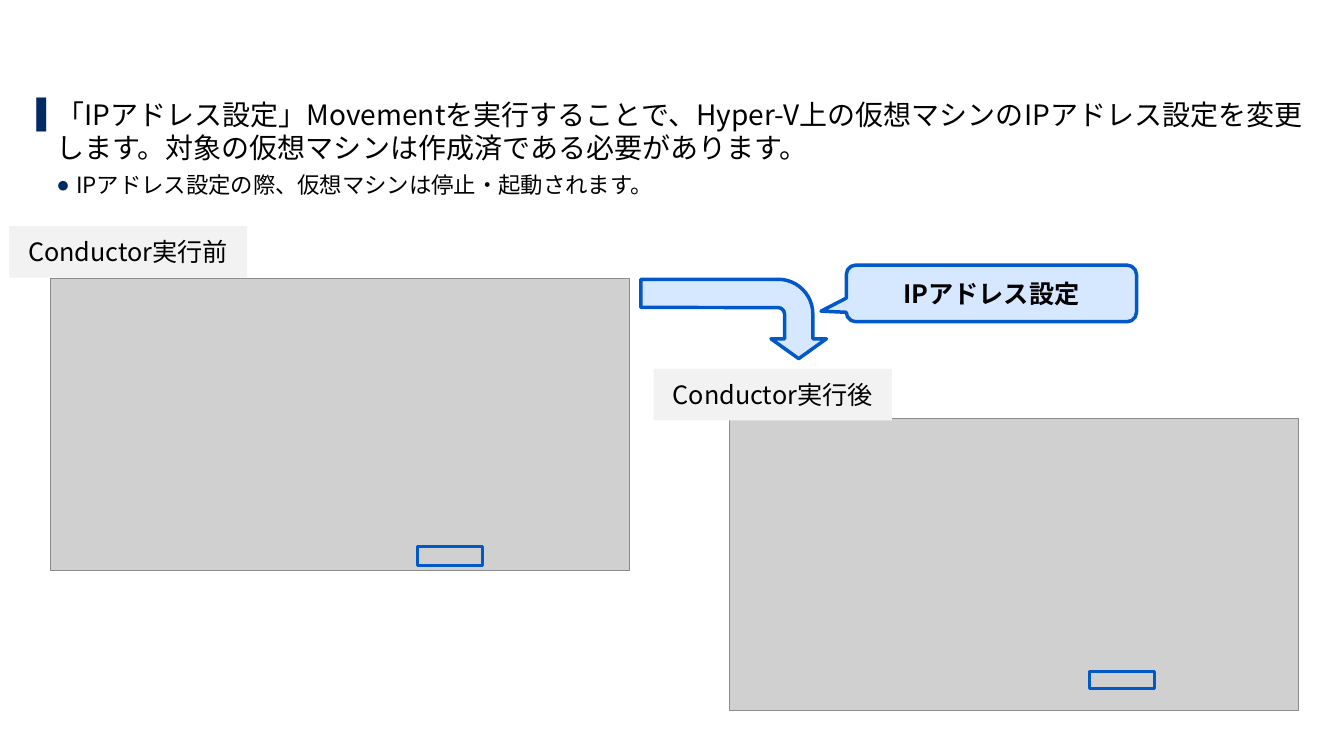
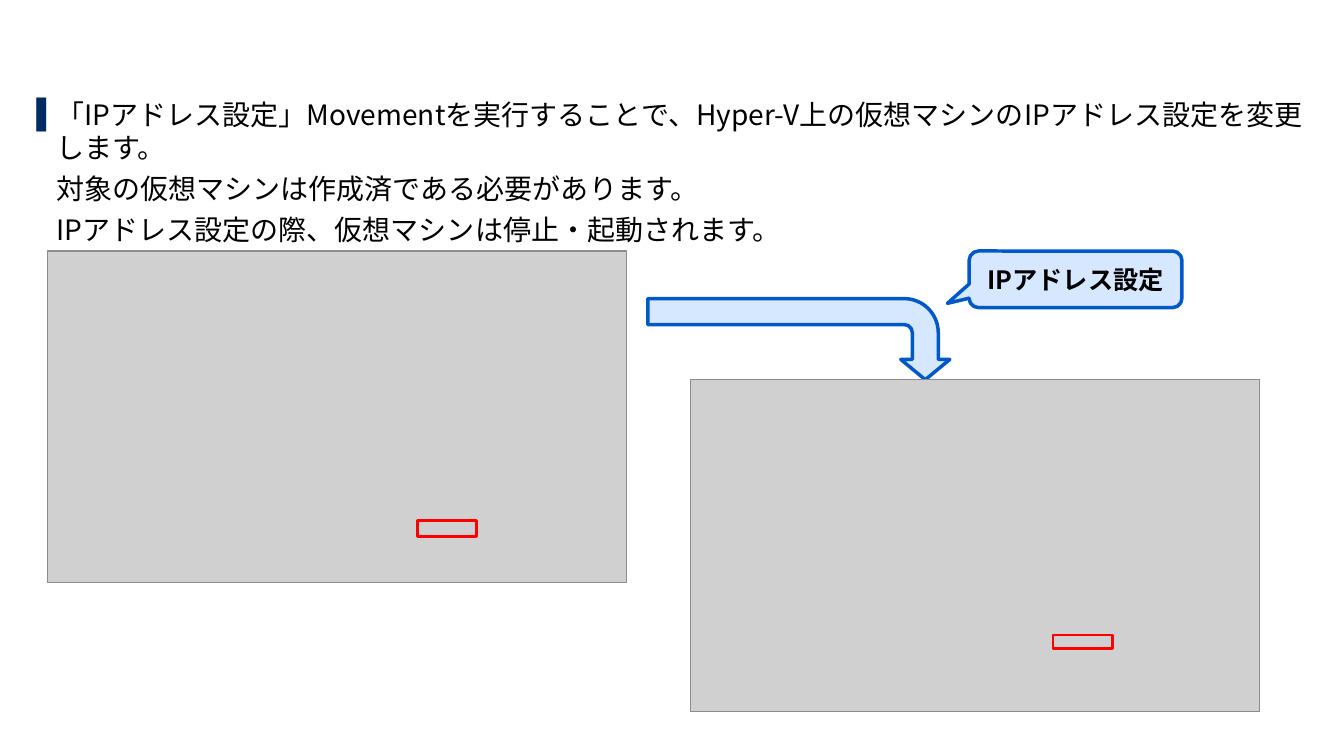
Before and after one commit to exastro-suite/SettingSamples-ITA-HyperV, a slide deck: slide 13 of docs/setting-samples-hyperv-overview_ja.pptx. Drawn at 1344x756 pixels with LibreOffice and Linux fonts; fonts in the diff are those of the drawing; grey boxes stand for pictures; background and template pictures are left out. Boxes give left, top, right and bottom in pixels: in the first picture for what was removed or moved away, otherwise in the second. Text is boxed around its words. In the diff, an @@ line names an element or a change of style, - is before the commit and + after.

```diff
--- a/docs/setting-samples-hyperv-overview_ja.pptx
+++ b/docs/setting-samples-hyperv-overview_ja.pptx
@@ text at bbox=[56, 101, 1302, 202]: text changed @@
-▌ 「IPアドレス設定」Movementを実行することで、Hyper-V上の仮想マシンのIPアドレス設定を変更します。対象の仮想マシンは作成済である必要があります。
+▌ 「IPアドレス設定」Movementを実行することで、Hyper-V上の仮想マシンのIPアドレス設定を変更します。
+対象の仮想マシンは作成済である必要があります。
@@ rectangle removed at bbox=[9, 226, 247, 277] @@
-Conductor実行前
@@ text at bbox=[56, 216, 780, 243]: size 16 to 20 pt in "IPアドレス設定の際、仮想マシンは停止・起動されます。"; bullet ● to none; list level 2 to 1 in "IPアドレス設定の際、仮想マシンは停止・起動されます。" @@
@@ picture: place and size @@
-picture at bbox=[50, 278, 630, 571]
+picture at bbox=[47, 251, 627, 583]
@@ rounded speech box "IPアドレス設定": place and size @@
-rounded speech box "IPアドレス設定" at bbox=[847, 265, 1137, 322]
+rounded speech box "IPアドレス設定" at bbox=[969, 251, 1182, 308]
@@ rounded speech box "IPアドレス設定" at bbox=[969, 251, 1182, 308]: proportions changed @@
@@ bent arrow at bbox=[647, 299, 950, 380]: proportions changed @@
@@ bent arrow: place and size @@
-bent arrow at bbox=[641, 279, 826, 358]
+bent arrow at bbox=[647, 299, 950, 380]
@@ rectangle removed at bbox=[653, 369, 891, 420] @@
-Conductor実行後
@@ picture: place and size @@
-picture at bbox=[730, 418, 1300, 711]
+picture at bbox=[691, 380, 1260, 712]
@@ rectangle: place and size @@
-rectangle at bbox=[417, 546, 483, 566]
+rectangle at bbox=[417, 521, 477, 537]
@@ rectangle at bbox=[417, 521, 477, 537]: outline #0058C9 2 pt to #FF0000 2 pt @@
@@ rectangle at bbox=[1054, 635, 1113, 649]: outline #0058C9 2 pt to #FF0000 2 pt @@
@@ rectangle: place and size @@
-rectangle at bbox=[1090, 673, 1155, 689]
+rectangle at bbox=[1054, 635, 1113, 649]
```
Also in this commit, not shown: 10 other slides changed, 1 other file.
